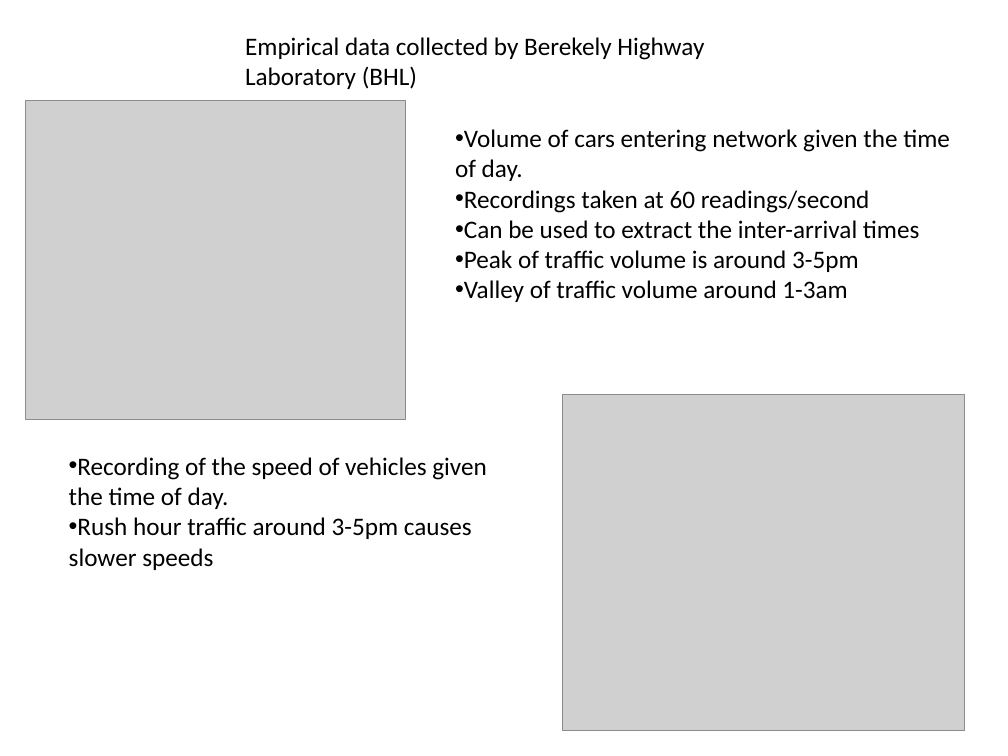
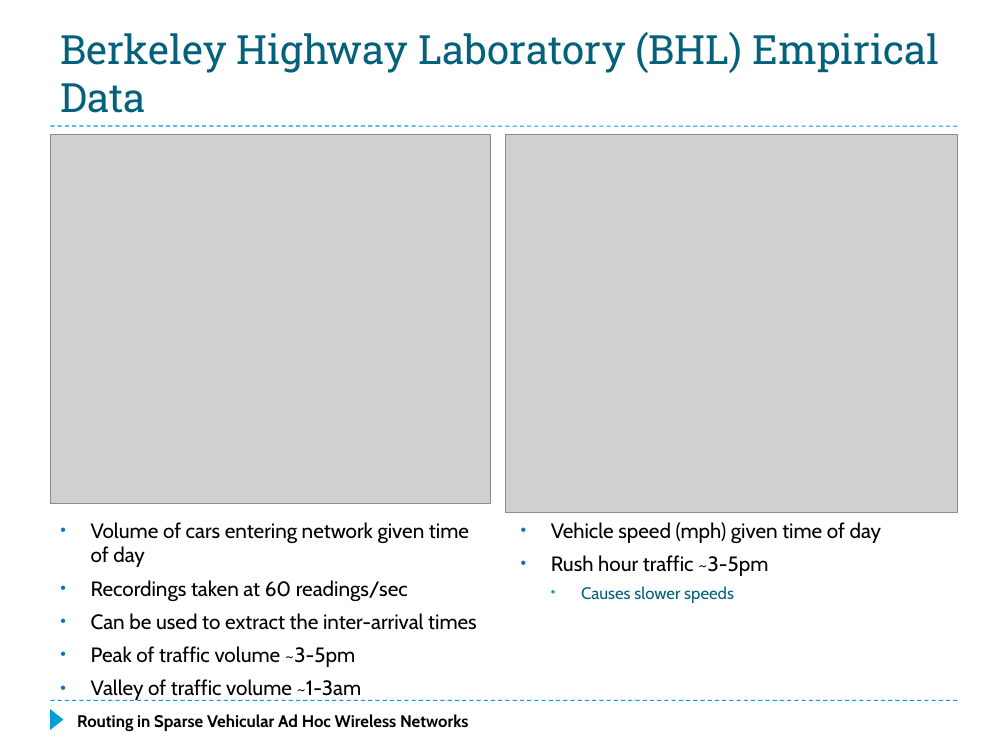
Before and after one commit to f33losopher/EEMaster_VANET, a slide deck: slide 7 of VANET_Felix.pptx (slide 6 before the commit). Drawn at 1008x756 pixels with LibreOffice and Linux fonts; fonts in the diff are those of the drawing; grey boxes stand for pictures. Boxes give left, top, right and bottom in pixels: in the first picture for what was removed or moved away, otherwise in the second. Text is boxed around its words. In the diff, an @@ line names an element or a change of style, - is before the commit and + after.

Commit message:
Mainly updates to PPT Paper up to analysis of disconnected networks with two directional traffic

```diff
--- a/VANET_Felix.pptx
+++ b/VANET_Felix.pptx
@@ title added at box(60, 32, 940, 113), 28.8 pt, text #04617B @@
+Berkeley Highway Laboratory (BHL) Empirical Data
@@ text removed at box(245, 37, 704, 89) @@
-Empirical data collected by Berekely Highway Laboratory (BHL)
@@ picture: place and size @@
-picture at box(25, 101, 405, 420)
+picture at box(50, 134, 491, 504)
@@ line added from (50, 126) to (958, 126), #009DD9 0.75 pt dashed @@
@@ picture: place and size @@
-picture at box(562, 395, 965, 731)
+picture at box(506, 134, 958, 512)
@@ text removed at box(69, 457, 487, 570) @@
-• Recording of the speed of vehicles given the time of day.
-• Rush hour traffic around 3-5pm causes slower speeds
@@ text "Volume of cars entering network ...": place and size @@
-text "Volume of cars entering network ..." at box(455, 129, 950, 302)
+text "Volume of cars entering network ..." at box(91, 522, 477, 701)
@@ text at box(91, 522, 469, 601): text changed; size 18 to 14.8 pt; font Calibri to Cabin @@
-• Volume of cars entering network given the time of day.
-• Recordings taken at 60 readings/second
+• Volume of cars entering network given time of day
+• Recordings taken at 60 readings/sec
@@ text added at box(551, 522, 881, 603), 14.8 pt, text #000000 @@
+• Vehicle speed (mph) given time of day
+• Rush hour traffic ~3-5pm
+  • Causes slower speeds
@@ text at box(91, 613, 477, 630): size 18 to 14.8 pt, font Calibri to Cabin in "Can be used to extract the inter-arrival ..."; indent changed; more space between paragraphs @@
@@ text at box(91, 646, 362, 701): text changed; size 18 to 14.8 pt; font Calibri to Cabin @@
-• Peak of traffic volume is around 3-5pm
-• Valley of traffic volume around 1-3am
+• Peak of traffic volume ~3-5pm
+• Valley of traffic volume ~1-3am
@@ line added from (50, 701) to (958, 701), #009DD9 0.75 pt dashed @@
@@ triangle added at box(50, 709, 64, 730), fill #009DD9 @@
@@ text added at box(77, 714, 469, 731), 12 pt, text #000000, bold @@
+Routing in Sparse Vehicular Ad Hoc Wireless Networks
```
Also in this commit, not shown: 20 other slides changed, 3 slides added, 2 slides removed, 2 other files.
